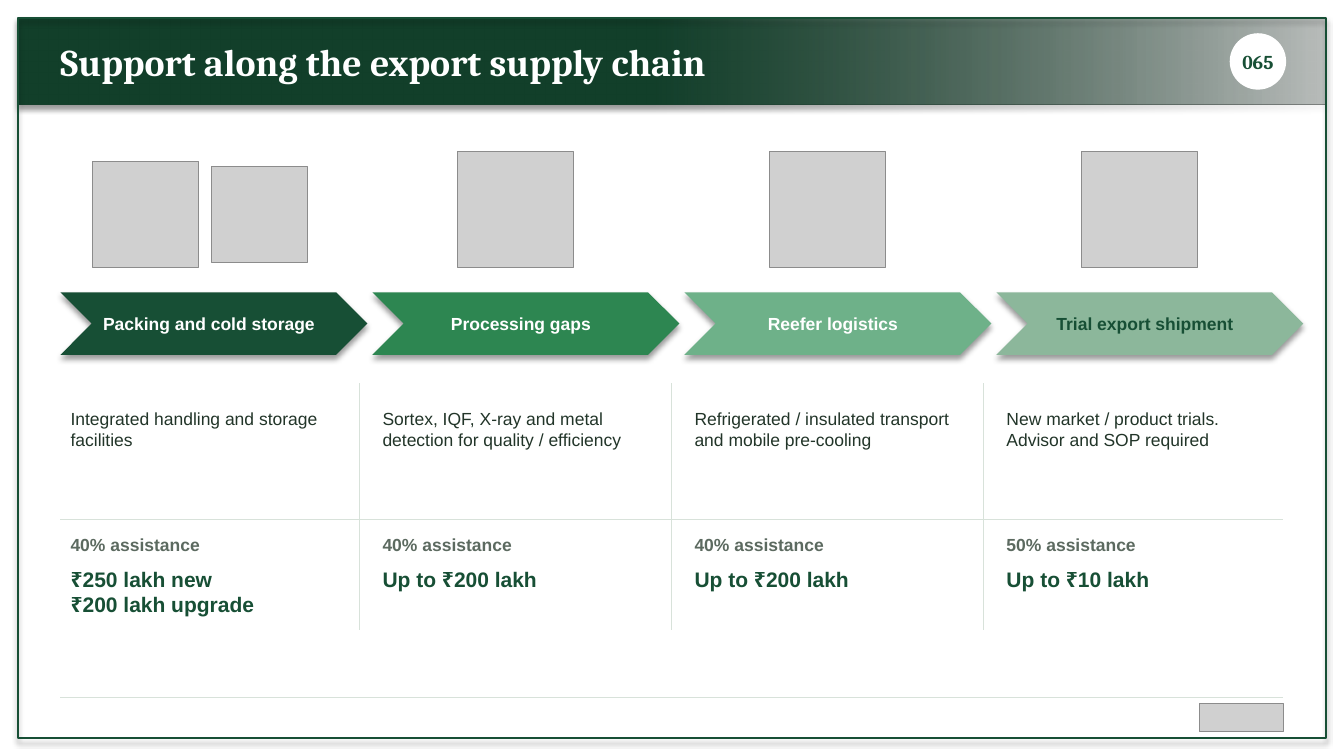
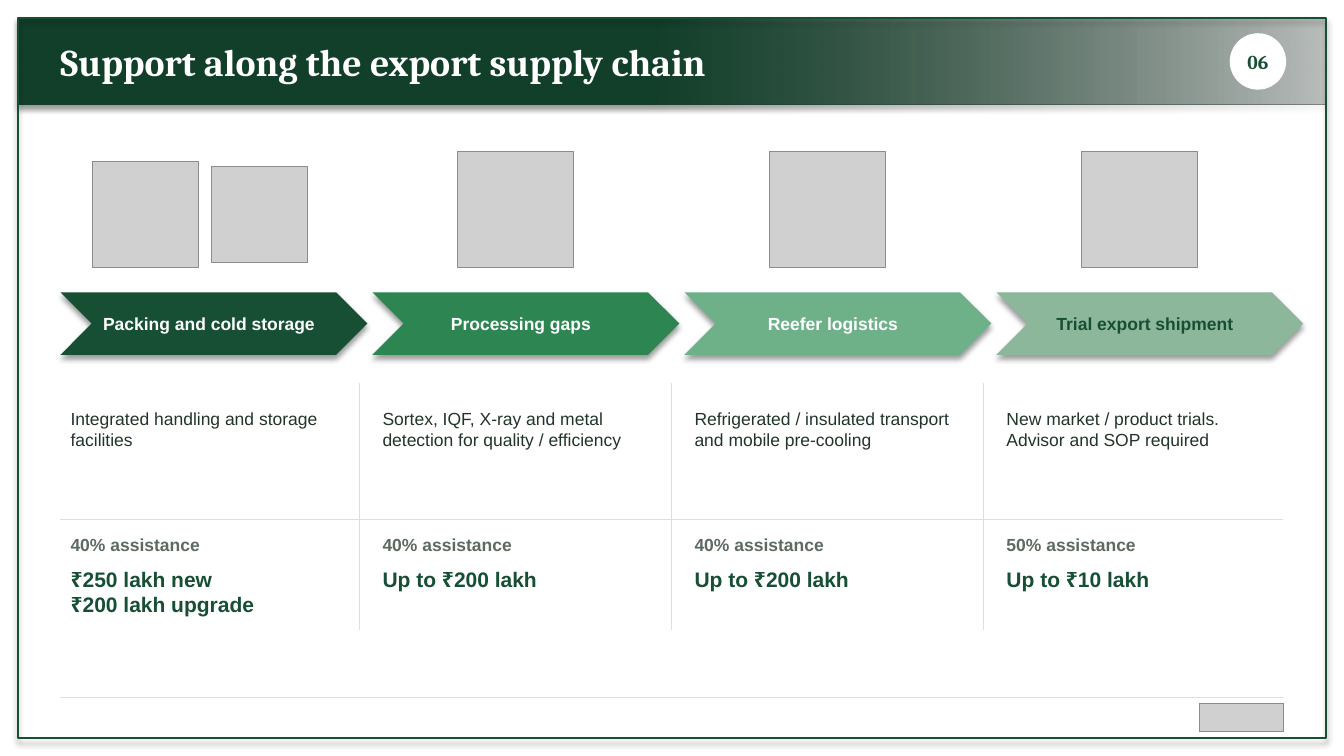
Before and after one commit to BantheFox012/FM, a slide deck: slide 6 of APEDA_BKNY.pptx. Drawn at 1344x756 pixels with LibreOffice and Linux fonts; fonts in the diff are those of the drawing; grey boxes stand for pictures. Boxes give left, top, right and bottom in pixels: in the first picture for what was removed or moved away, otherwise in the second. Text is boxed around its words. In the diff, an @@ line names an element or a change of style, - is before the commit and + after.

```diff
--- a/APEDA_BKNY.pptx
+++ b/APEDA_BKNY.pptx
@@ text at (x1=1247, y1=55, x2=1268, y2=69): text changed @@
-065
+06
```
Also in this commit, not shown: 11 other slides changed.
